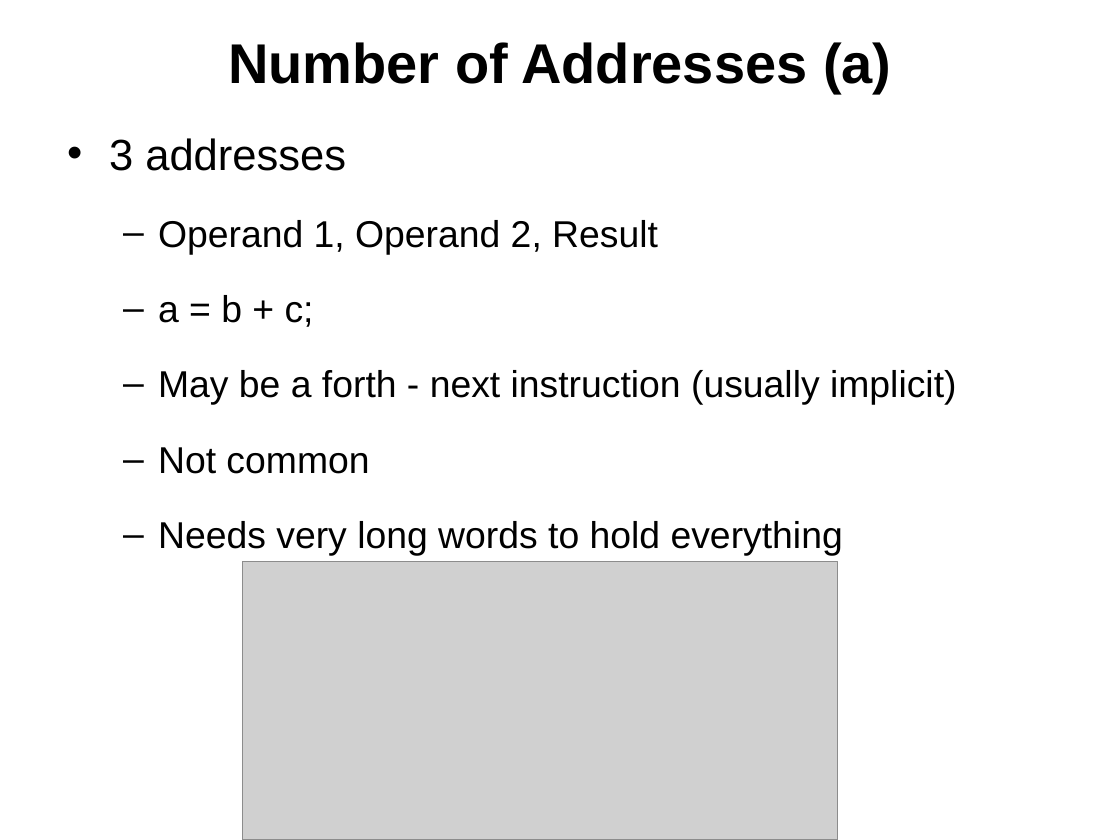
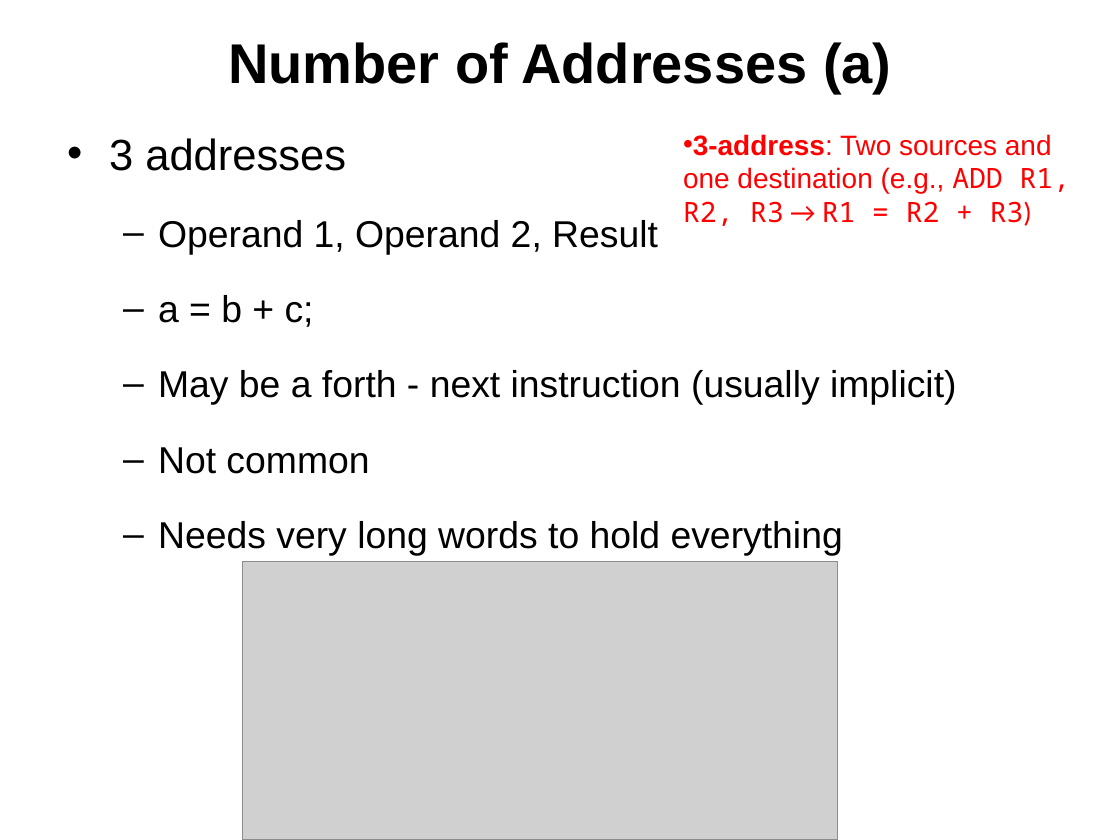
Before and after one commit to bamboat3/coal, a slide deck: slide 16 of Lectures/lecture_04_machine_inst_charac.pptx (slide 13 before the commit). Drawn at 1120x840 pixels with LibreOffice and Linux fonts; fonts in the diff are those of the drawing; grey boxes stand for pictures. Boxes give left, top, right and bottom in pixels: in the first picture for what was removed or moved away, otherwise in the second. Text is boxed around its words. In the diff, an @@ line names an element or a change of style, - is before the commit and + after.

```diff
--- a/Lectures/lecture_04_machine_inst_charac.pptx
+++ b/Lectures/lecture_04_machine_inst_charac.pptx
@@ text added at box(683, 134, 1070, 226), 18 pt, text #FF0000 @@
+• 3-address: Two sources and one destination (e.g., ADD R1, R2, R3 → R1 = R2 + R3)
```
Also in this commit, not shown: 7 other slides changed, 5 slides added.
